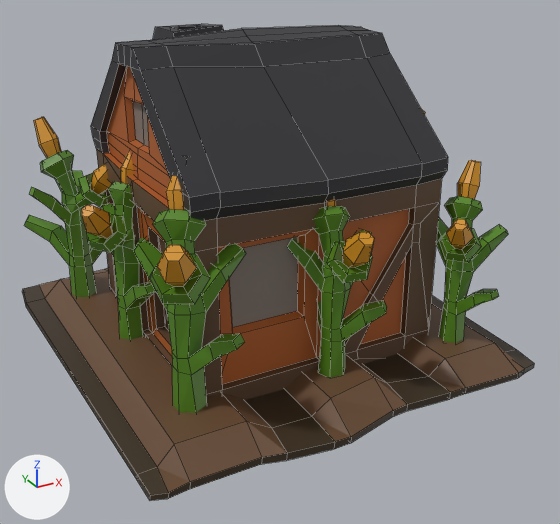
Renders of the Blender file SourceAssets/Houses/Buildings/Colonist/ColonistHouses.blend from each side of a commit.
Camera for both pictures: a 50 mm camera at (-1.593, -3.118, 1.898) aimed at (0.03, -0.166, 0.422). The axes (+X, +Y, +Z) are drawn at lower left. The lights are the same throughout. The picture after the commit comes second. Mesh edges are drawn as thin lines. The same objects are shown in both versions, whatever each file hides.

In view in the first picture: 'ColonistCornFarm', 'ColonistSmallHouse1'.
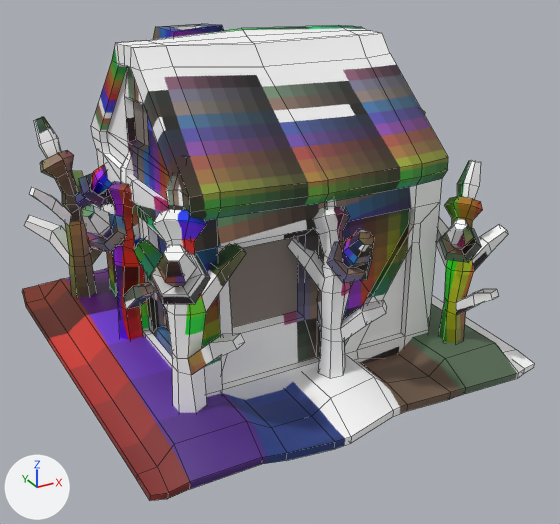
Where the newer file only moved an object's origin or applied its transform, the numbers keep the older frame.

Changed parts and their boxes (x1, y1, x2, y2) in the pictures (560 x 524 px):
```json
{"part": 1, "of": "me_plane", "change": "shading changed", "before": [91, 24, 448, 400], "after": [91, 24, 448, 400]}
{"part": 2, "of": "me_plane", "change": "recoloured", "before": [96, 149, 442, 400], "after": [96, 149, 442, 400], "on screen": "brown to grey"}
{"part": 3, "of": "me_cube_001", "change": "shading changed", "before": [22, 110, 534, 501], "after": [22, 110, 534, 501]}
```

The change, as JSON lines over the scene's bpy script:
```json
{"op": "add", "block": "img_colorpalette_png_003", "code": ["img_colorpalette_png_003 = load_image('ColorPalette.png.003', '../../../Textures/ColourPalettes/ColorPalette.png', 32, 32, 'sRGB')"]}
{"op": "add", "block": "mat_textured", "code": ["mat_textured = principled_material('textured')", "mat_textured.texture = img_colorpalette_png_001"]}
{"op": "add", "block": "mat_bark", "code": ["mat_bark = principled_material('bark')", "mat_bark.texture = img_colorpalette_png_003"]}
{"block": "me_plane", "where": "me_plane.from_pydata(...)  # 352 vertices, 351 faces; spans x -0.6..0.621, y -0.632..0.632, z 0.0..1.463"}
{"block": "me_plane", "where": "# used by ob_colonistsmallhouse1; location = (0.0, 0.0, 0.0)"}
{"block": "me_plane", "change": "me_plane part 1: 351 kept faces spanning x -0.6..0.621, y -0.632..0.632, z 0.0..1.463 are now shaded smooth"}
{"block": "me_plane", "change": "me_plane part 2: 159 faces spanning x -0.6..0.617, y -0.6..0.6, z 0.0..1.188 switch from mat_material_001 (picture img_colorpalette_png_001) to mat_bark (picture img_colorpalette_png_003)"}
{"op": "add", "block": "me_plane", "code": "me_plane.materials.append(mat_textured)  # picture img_colorpalette_png_001"}
{"block": "me_cube_001", "where": "me_cube_001.from_pydata(...)  # 1426 vertices, 1406 faces; spans x -1.3..1.33, y -1.03..1.05, z -0.01..1.12"}
{"block": "me_cube_001", "where": "# used by ob_colonistcornfarm; location = (0.0, 0.0, 0.0); scale = (0.765, 1.0, 1.0)"}
{"op": "remove", "block": "me_cube_001", "code": "me_cube_001.materials.append(mat_material_001)  # picture img_colorpalette_png_001"}
{"block": "me_cube_001", "change": "me_cube_001 part 3: 1406 kept faces spanning x -1.3..1.33, y -1.03..1.05, z -0.01..1.12 are now shaded smooth"}
{"op": "add", "block": "me_cube_001", "code": "me_cube_001.materials.append(mat_textured)  # picture img_colorpalette_png_001"}
```
